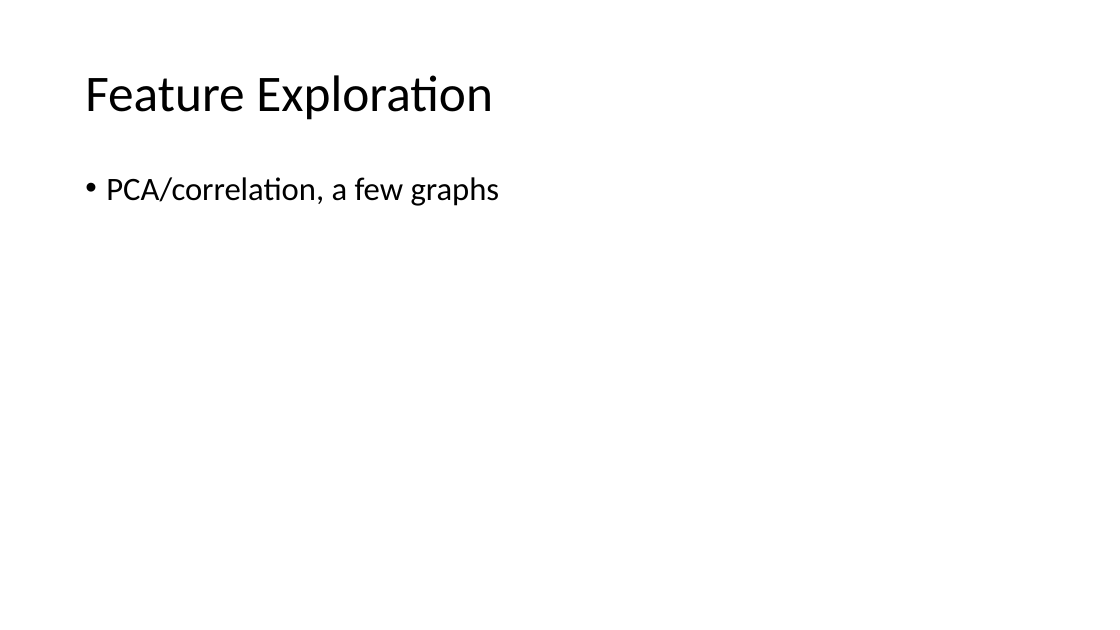
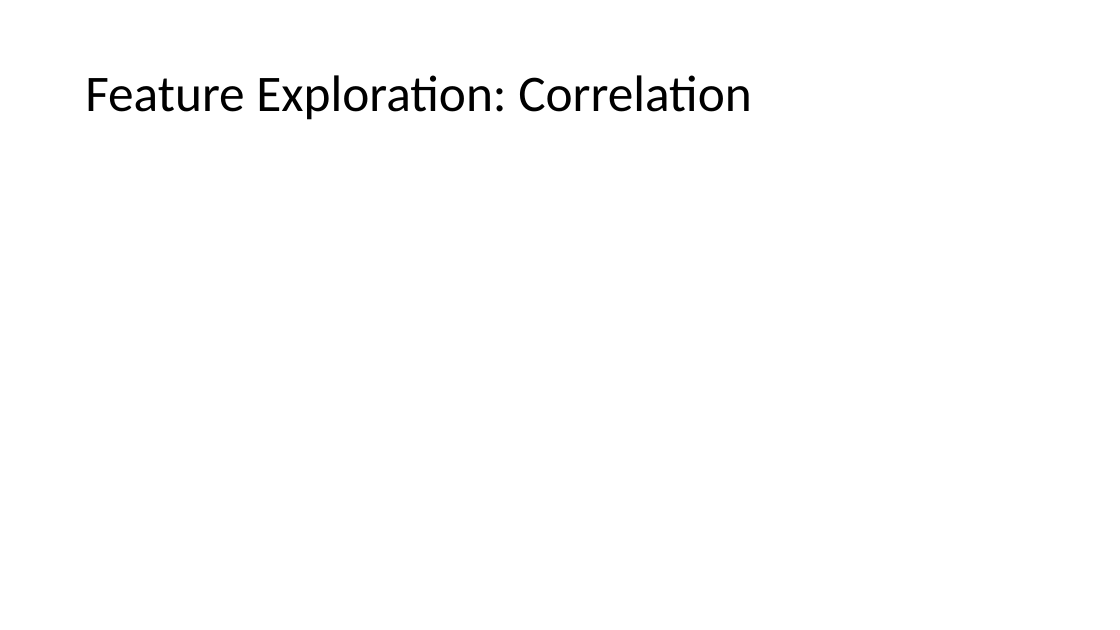
Before and after one commit to McGrathWormStuff/Image_Processing, a slide deck: slide 5 of Image Processing Presentation.pptx. Drawn at 1120x630 pixels with LibreOffice and Linux fonts; fonts in the diff are those of the drawing. Boxes give left, top, right and bottom in pixels: in the first picture for what was removed or moved away, otherwise in the second. Text is boxed around its words. In the diff, an @@ line names an element or a change of style, - is before the commit and + after.

```diff
--- a/Image Processing Presentation.pptx
+++ b/Image Processing Presentation.pptx
@@ title at bbox=[85, 75, 751, 120]: text changed @@
-Feature Exploration
+Feature Exploration: Correlation
@@ text removed at bbox=[106, 177, 500, 206] @@
-• PCA/correlation, a few graphs
```
Also in this commit, not shown: 4 other slides changed, 8 slides added, 3 slides removed.
